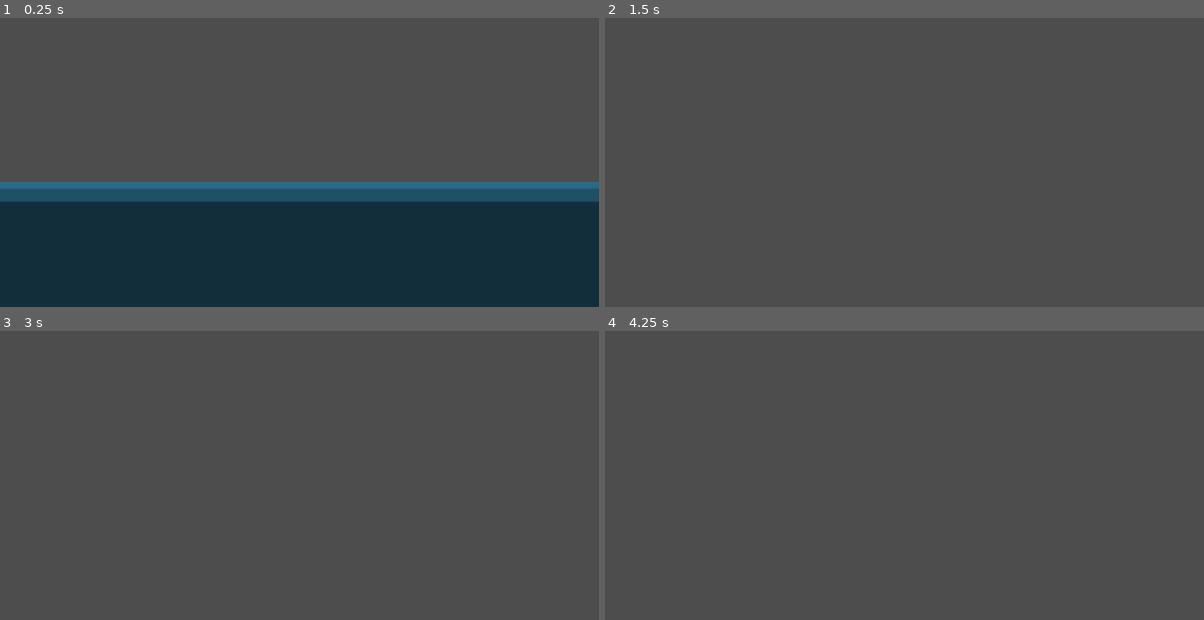
Above: before the commit, frames 1-4 (two rows, left to right).
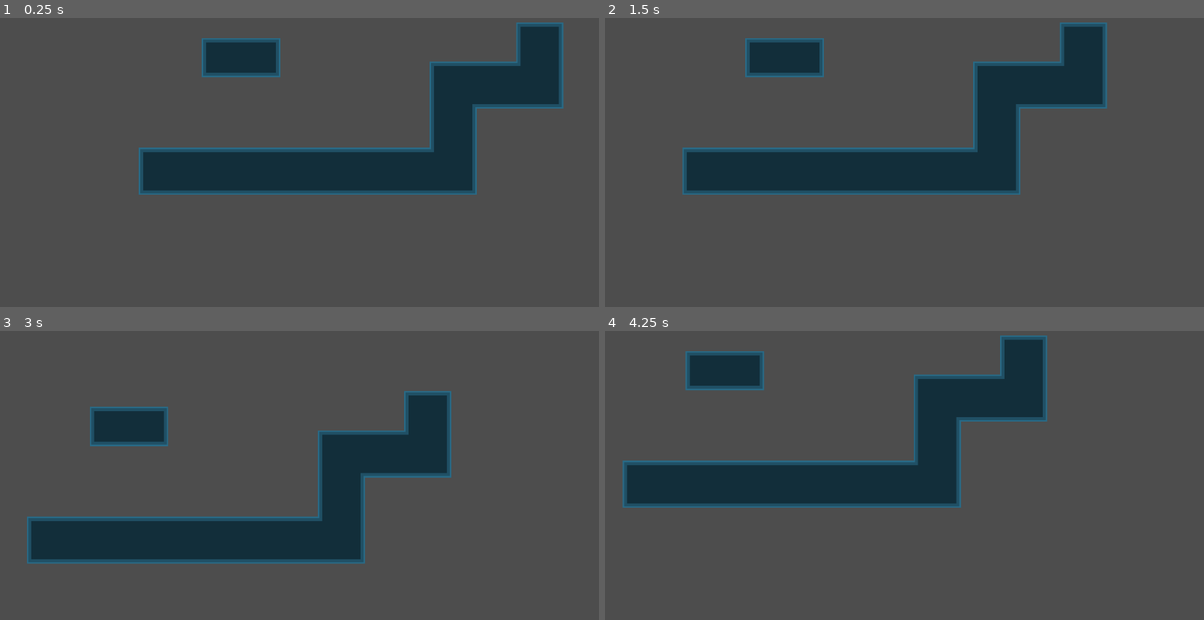
Above: after the commit, the same moments.

Repository: Inkling4/jumpy-cat
Game: Godot game, scene res://scenes/lvl_test.tscn
The game is run twice, just before and just after one commit, with the same random seed, the same clock (stepped at 60 frames per second) and the same inputs. The project has no main scene, so this scene is started directly.
Inputs (mouse positions are in pixels of both pictures, inside the frame that each line leads up to):
- Up to frame 1 (0.25 s): no input
- Up to frame 2 (1.5 s): move the mouse to (1036, 122) at 0.52 s; press the mouse at (1036, 122) at 0.53 s; tap Enter at 1.25 s; move the mouse to (784, 156) at 1.27 s; release the mouse at (784, 156) at 1.28 s; click (784, 156) at 1.35 s
- Up to frame 3 (3 s): tap Space at 2 s; move the mouse to (359, 377) at 2.02 s; press the mouse at (359, 377) at 2.03 s; tap Enter at 2.75 s; move the mouse to (269, 518) at 2.77 s; release the mouse at (269, 518) at 2.78 s; click (269, 518) at 2.85 s
- Up to frame 4 (4.25 s): move the mouse to (1084, 501) at 3.52 s; press the mouse at (1084, 501) at 3.53 s

The runs differ from the first frame. In frame 1, 57% of the frame differs, in the area x 0-100%, y 1-100%; in frame 2, 17%; in frame 3, 17%; in frame 4, 17%.

Commit message:
Movement changes

Diff:
--- a/scenes/gato.tscn
+++ b/scenes/gato.tscn
@@ -4,7 +4,7 @@
 [ext_resource type="AudioStream" uid="uid://diof5crq4yo0y" path="res://assets/sound/cat-spin-sound .mp3" id="2_0d640"]
 
 [sub_resource type="CircleShape2D" id="CircleShape2D_85aii"]
-radius = 50.0
+radius = 92.00543
 
 [node name="Gato" type="CharacterBody2D" node_paths=PackedStringArray("AudioPlayer")]
 script = ExtResource("1_874ei")
@@ -14,10 +14,10 @@
 x_launch_speed_limit = 400.0
 friction = 6000.0
 
-[node name="AnimatedSprite2D" type="AnimatedSprite2D" parent="."]
-
 [node name="CollisionShape2D" type="CollisionShape2D" parent="."]
 shape = SubResource("CircleShape2D_85aii")
 
+[node name="AnimatedSprite2D" type="AnimatedSprite2D" parent="CollisionShape2D"]
+
 [node name="AudioStreamPlayer2D" type="AudioStreamPlayer2D" parent="."]
 stream = ExtResource("2_0d640")
--- a/scenes/lvl_test.tscn
+++ b/scenes/lvl_test.tscn
@@ -6,7 +6,7 @@
 [node name="Test" type="Node2D"]
 
 [node name="TileMapLayers" type="Node2D" parent="."]
-scale = Vector2(7, 7)
+scale = Vector2(5, 5)
 
 [node name="Ground" type="TileMapLayer" parent="TileMapLayers"]
 tile_map_data = PackedByteArray("AAD8/wAAAAAHAAcAAAD9/wAAAAAHAAcAAAD+/wAAAAAHAAcAAAD//wAAAAAHAAcAAAAAAAAAAAAHAAcAAAABAA …(7440 unchanged characters)…
@@ -18,6 +18,9 @@
 
 [node name="Gato" parent="." instance=ExtResource("2_b5x6v")]
 position = Vector2(116, -165)
+gravity = 2200.0
+x_launch_speed_limit = 800.0
 
 [node name="Camera2D" type="Camera2D" parent="Gato"]
-position = Vector2(5, 6)
+position = Vector2(0, 1)
+zoom = Vector2(0.315, 0.315)
--- a/scenes/main_menu.tscn
+++ b/scenes/main_menu.tscn
@@ -1,3 +1,24 @@
 [gd_scene format=3 uid="uid://b2tbn7renk7hr"]
 
 [node name="MainMenu" type="Node2D"]
+
+[node name="Button" type="Button" parent="."]
+offset_left = 457.0
+offset_top = 212.0
+offset_right = 1479.0
+offset_bottom = 369.0
+text = "Start"
+
+[node name="Button3" type="Button" parent="."]
+offset_left = 453.0
+offset_top = 417.0
+offset_right = 1475.0
+offset_bottom = 568.0
+text = "Grungly >:)"
+
+[node name="Button2" type="Button" parent="."]
+offset_left = 448.0
+offset_top = 620.0
+offset_right = 1470.0
+offset_bottom = 767.0
+text = "Options"
--- a/scripts/gato.gd
+++ b/scripts/gato.gd
@@ -10,9 +10,12 @@
 
 # Gravity modifier
 @export var gravity : float
+@export var x_launch_speed_limit : float
 @export var y_launch_speed_limit : float
-@export var x_launch_speed_limit : float
+@export var x_speed_multiplier : float
+@export var y_speed_multiplier : float
 @export var friction : float
+@export var movement_scale : float = 6
 
 var mouse_pos_start : Vector2
 var mouse_pos_current : Vector2
@@ -24,7 +27,8 @@
 
 # Called when the node enters the scene tree for the first time.
 func _ready() -> void:
-	pass
+	gravity *= movement_scale
+	friction *= movement_scale
 
 
 func _physics_process(delta: float) -> void:
@@ -45,7 +49,7 @@
 	if (is_dragging):
 		mouse_pos_current = get_global_mouse_position()
 		drag_length = mouse_pos_start.distance_to(mouse_pos_current)
-
+		print(drag_length)
 		var _direction : Vector2
 		_direction.x = (mouse_pos_current.x - mouse_pos_start.x) * -1
 		_direction.y = (mouse_pos_current.y - mouse_pos_start.y) * -1
@@ -82,7 +86,7 @@
 	var _velocity = velocity
 	_velocity.x = clamp(drag_length, 0, x_launch_speed_limit) * drag_direction.x
 	_velocity.y = clamp(drag_length, 0, y_launch_speed_limit) * drag_direction.y
-	velocity = _velocity
+	velocity = _velocity * movement_scale
 
 func check_draggable_state() -> void:
 	if (is_on_floor()):
